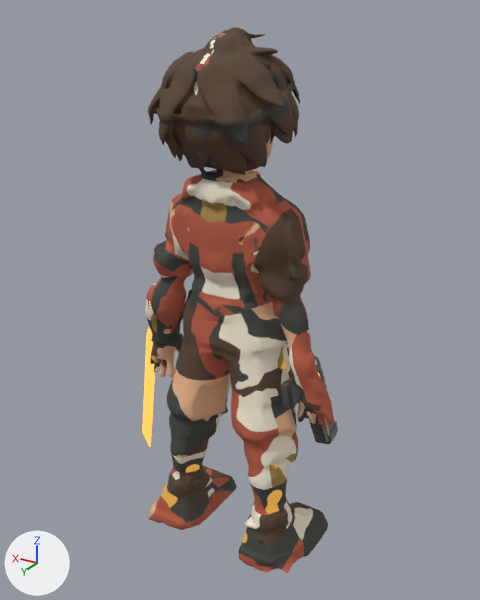
Renders of the glTF model godot/assets/models/haru_r.glb from each side of a commit.
One viewpoint serves both versions: a camera (50 mm lens) standing at (-0.913, 1.495, 1.585) and looking at (-0.001, -0.026, 0.825). Arrows for +X, +Y and +Z are at lower left; the lights stay in place. The older version comes first. Vertices at exactly the same position are counted once.

Objects in the first picture: 'Haru', 'LightBlade'.
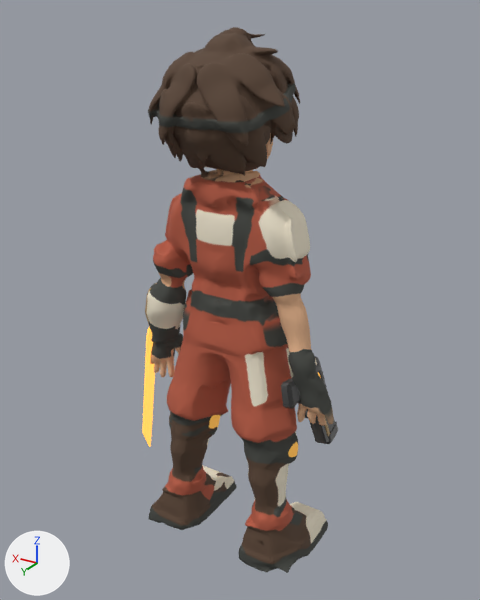
Edits to the scene script, one JSON object a line:
```json
{"block": "me_haru", "where": "# used by ob_haru; location = (0.0, 0.0, 0.0)"}
{"op": "remove", "block": "me_haru", "code": "me_haru.from_pydata(...)  # 23152 vertices, 46280 faces; spans x -0.33..0.31, y -0.15..0.2, z 0.0..1.56"}
{"op": "add", "block": "me_haru", "code": "me_haru.from_pydata(...)  # 23164 vertices, 46296 faces; spans x -0.33..0.31, y -0.15..0.2, z 0.0..1.56"}
{"block": "me_haru", "change": "me_haru part 1: 229 vertices moved within x -0.17..0.18, y -0.12..0.2, z 1.2..1.47; 636 vertices removed from x -0.18..0.18, y -0.07..0.2, z 1.15..1.53; 648 vertices added at x -0.18..0.18, y -0.12..0.2, z 1.15..1.53"}
{"block": "me_haru", "change": "me_haru part 2: 39338 kept faces spanning x -0.33..0.31, y -0.15..0.19, z 0.0..1.56 get new texture (UV) coordinates"}
{"block": "me_haru", "change": "other edits to the shape of me_haru do not show in these pictures"}
```

Where the change shows, as pixel boxes (x1, y1, x2, y2) in the pictures (480 x 600 px; the box of a moved part takes in the faces that stretch with it):
```json
{"part": 1, "of": "me_haru", "change": "moved or reshaped", "before": [148, 35, 299, 201], "after": [148, 36, 299, 201]}
{"part": 2, "of": "me_haru", "change": "surface changed", "before": [145, 30, 334, 573], "after": [145, 30, 334, 573]}
```
